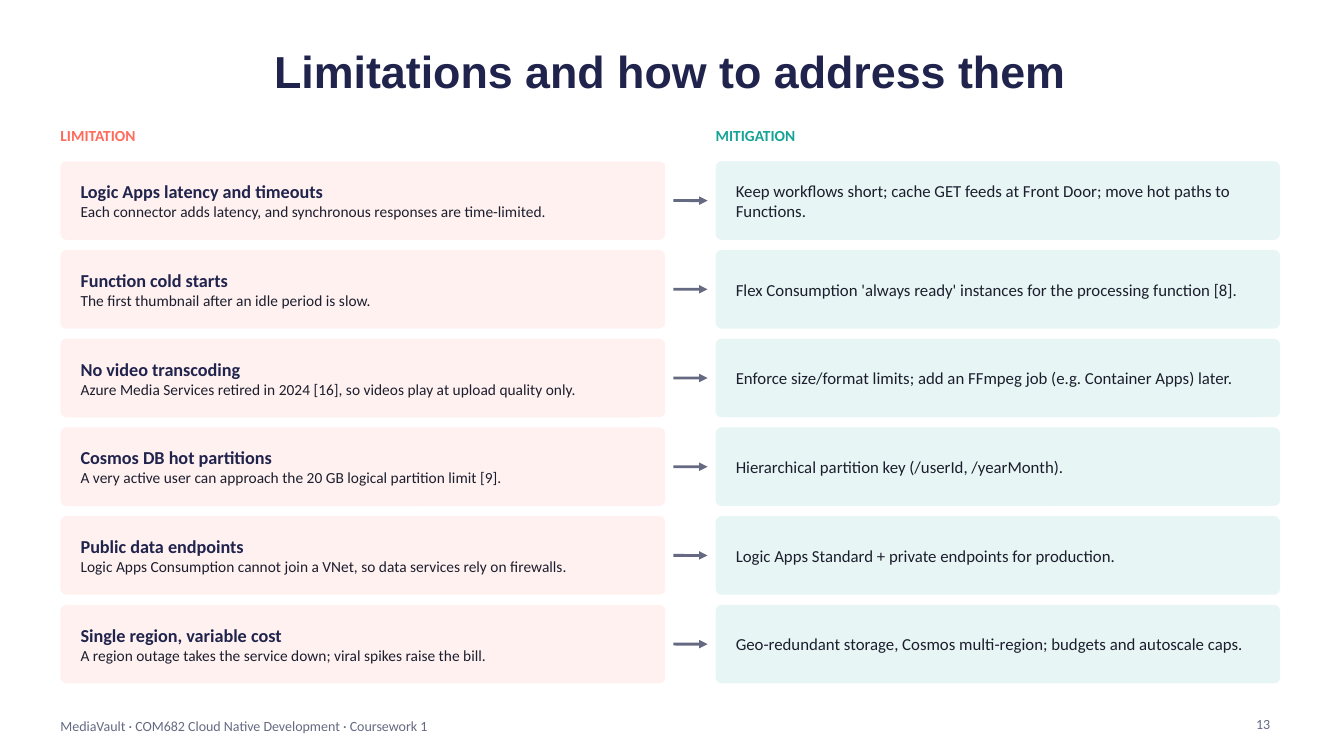
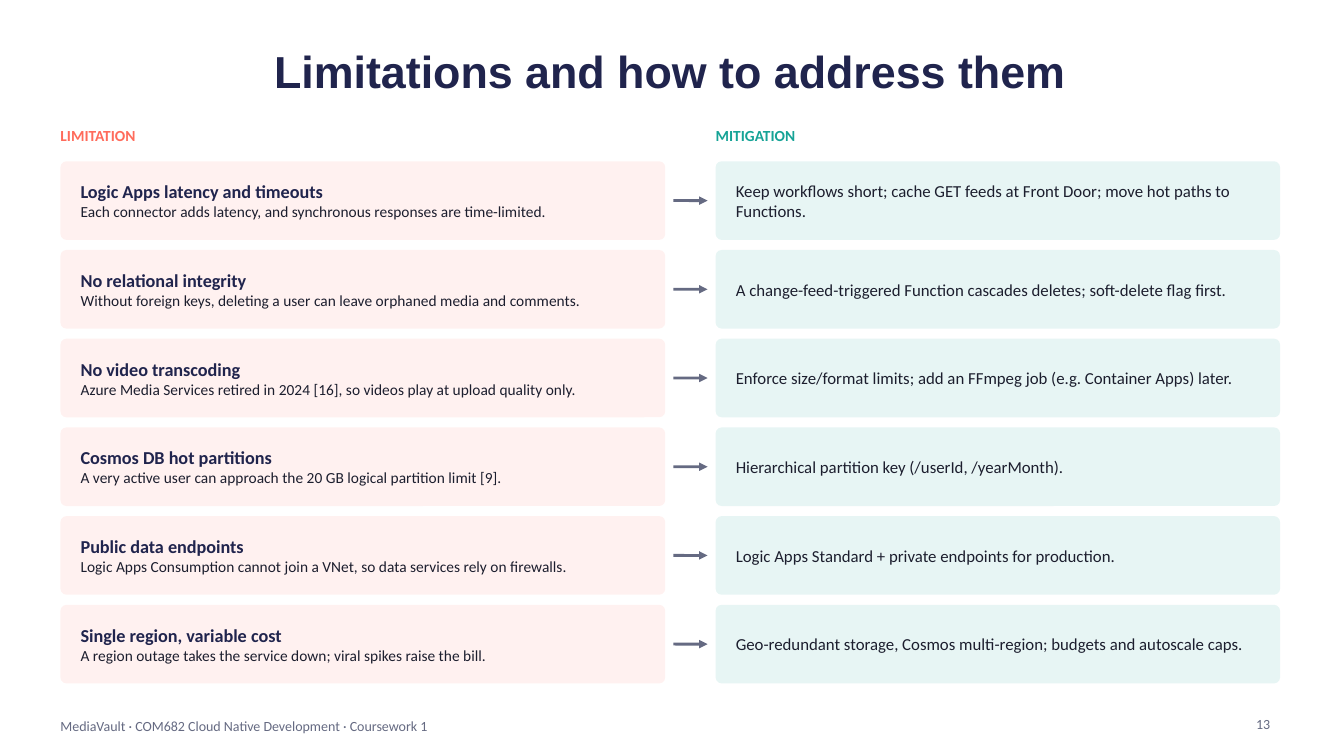
Before and after one commit to shahedlxix/Claude, a slide deck: slide 13 of coursework1/MediaVault_COM682_CW1.pptx. Drawn at 1344x756 pixels with LibreOffice and Linux fonts; fonts in the diff are those of the drawing. Boxes give left, top, right and bottom in pixels: in the first picture for what was removed or moved away, otherwise in the second. Text is boxed around its words. In the diff, an @@ line names an element or a change of style, - is before the commit and + after.

```diff
--- a/coursework1/MediaVault_COM682_CW1.pptx
+++ b/coursework1/MediaVault_COM682_CW1.pptx
@@ text at <box>81,274,580,309</box>: text changed @@
-Function cold starts
-The first thumbnail after an idle period is slow.
+No relational integrity
+Without foreign keys, deleting a user can leave orphaned media and comments.
@@ text at <box>736,284,1226,299</box>: text changed @@
-Flex Consumption 'always ready' instances for the processing function [8].
+A change-feed-triggered Function cascades deletes; soft-delete flag first.
```
Also in this commit, not shown: 10 other slides changed, 1 slide added, 1 slide removed, 1 other file.
